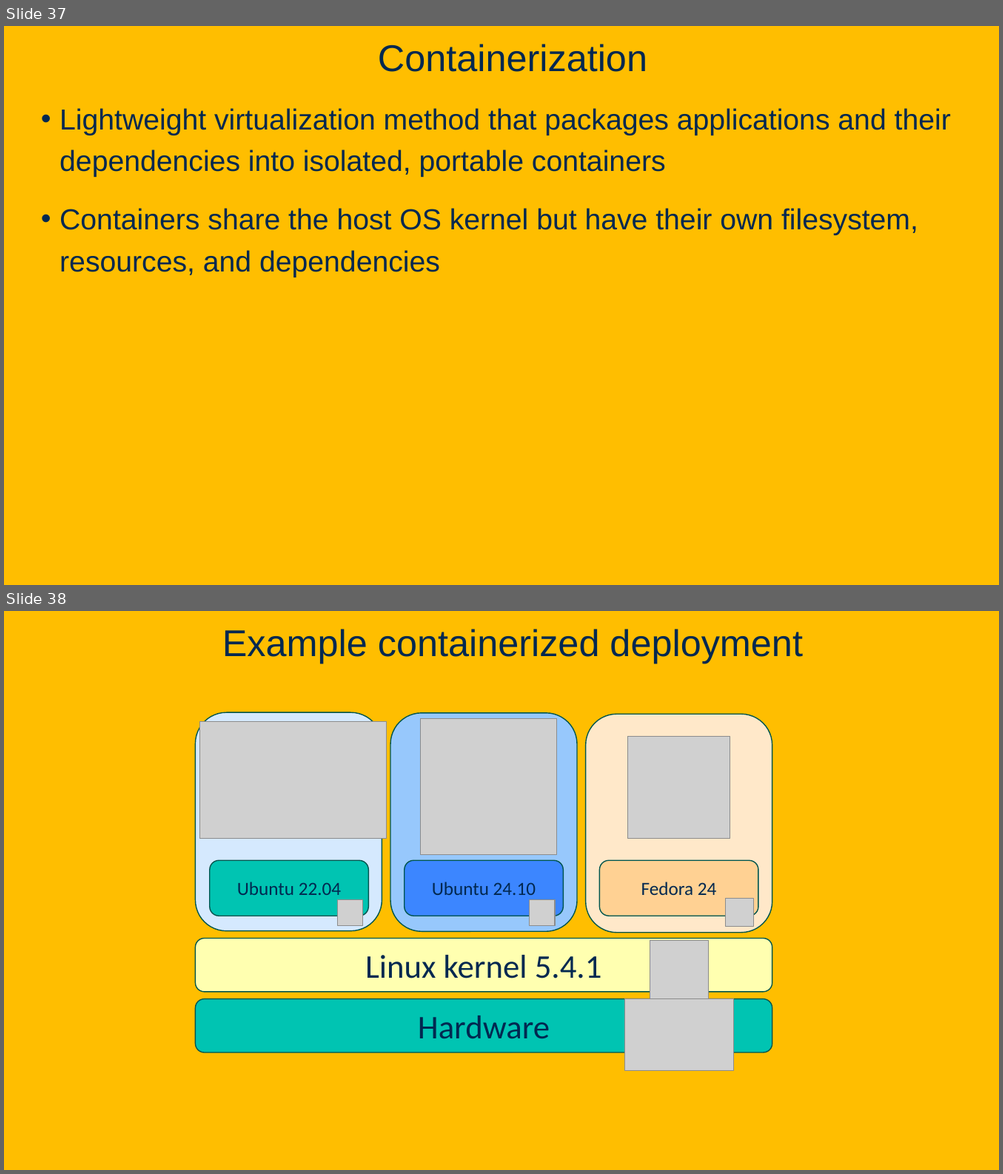
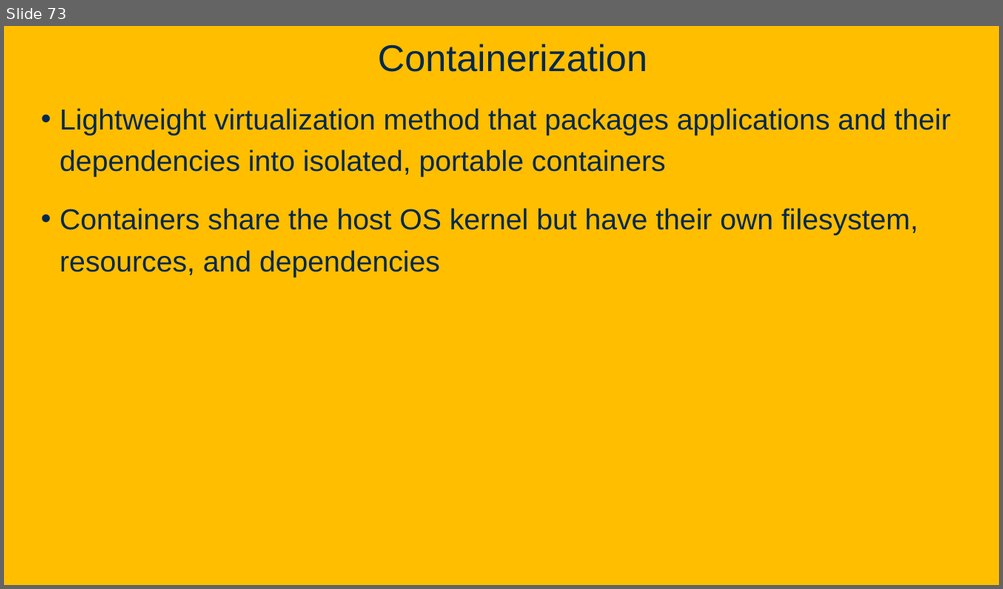
Before and after one commit to davsec-teaching/ECS160-Winter2025, a slide deck: slides/6_software_architecture.pptx. Shown one above the other, each under a label of ours: slides 37 and 38 before the commit, slide 73 after it. The pictures are 1003x1174 and 1003x589 pixels, drawn with LibreOffice and Linux fonts; fonts in the diff are those of the drawing; grey boxes stand for pictures; background and template pictures are left out. Boxes give left, top, right and bottom in pixels: in the first picture for what was removed or moved away, otherwise in the second. Text is boxed around its words. In the diff, an @@ line names an element or a change of style, - is before the commit and + after.

```diff
--- a/slides/6_software_architecture.pptx
+++ b/slides/6_software_architecture.pptx
@@ slide 38 removed at <box>4,611,999,1170</box>, background picture (left out) @@
@@ title removed at <box>222,629,802,664</box> @@
-Example containerized deployment
@@ rounded rectangle removed at <box>195,712,381,931</box> @@
@@ rounded rectangle removed at <box>390,713,577,932</box> @@
@@ picture removed at <box>421,719,557,856</box> @@
@@ rounded rectangle removed at <box>585,714,771,933</box> @@
@@ picture removed at <box>199,722,386,839</box> @@
@@ picture removed at <box>628,736,730,839</box> @@
@@ rounded rectangle removed at <box>210,861,369,916</box> @@
-Ubuntu 22.04
@@ rounded rectangle removed at <box>404,861,563,916</box> @@
-Ubuntu 24.10
@@ rounded rectangle removed at <box>600,861,758,916</box> @@
-Fedora 24
@@ picture removed at <box>726,899,754,927</box> @@
@@ picture removed at <box>337,900,362,925</box> @@
@@ picture removed at <box>529,900,555,925</box> @@
@@ rounded rectangle removed at <box>195,939,771,992</box> @@
-Linux kernel 5.4.1
@@ picture removed at <box>649,941,708,999</box> @@
@@ rounded rectangle removed at <box>195,999,771,1054</box> @@
-Hardware
@@ picture removed at <box>624,999,733,1071</box> @@
@@ what was slide 37 is now slide 73 @@
```
Also in this commit, not shown: 6 slides changed, 36 slides added, 4 other slides removed.
